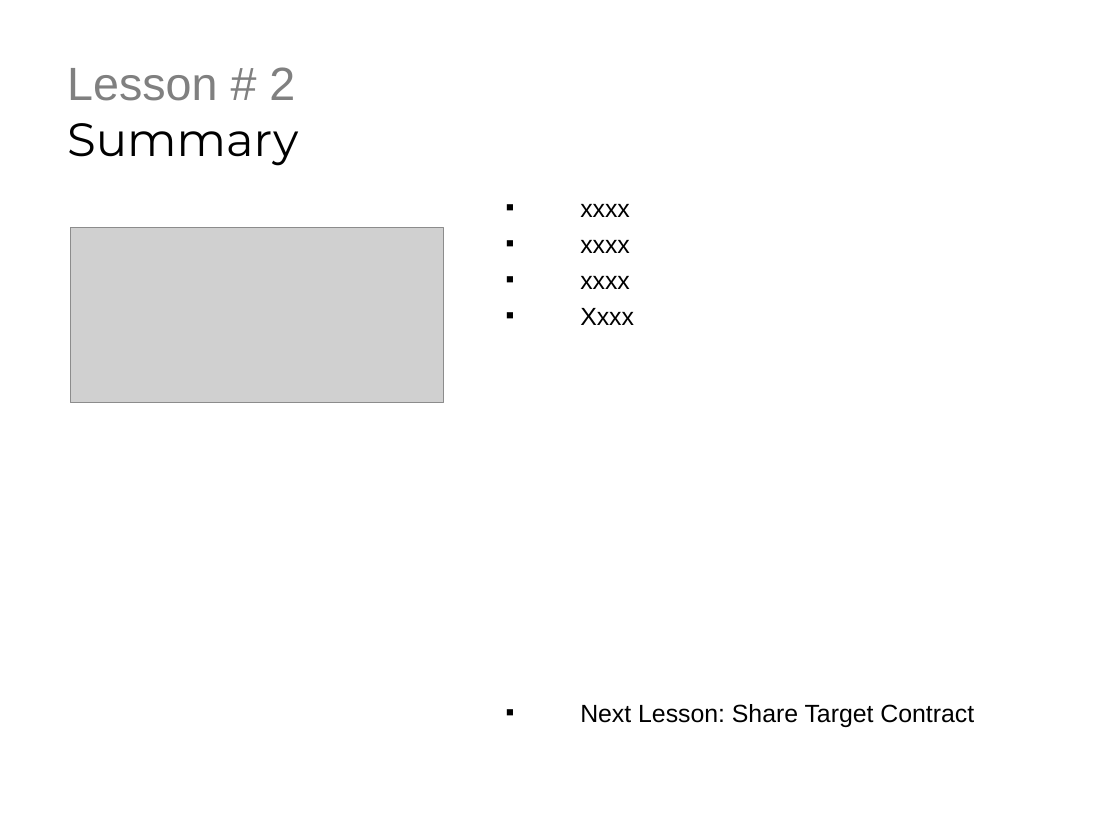
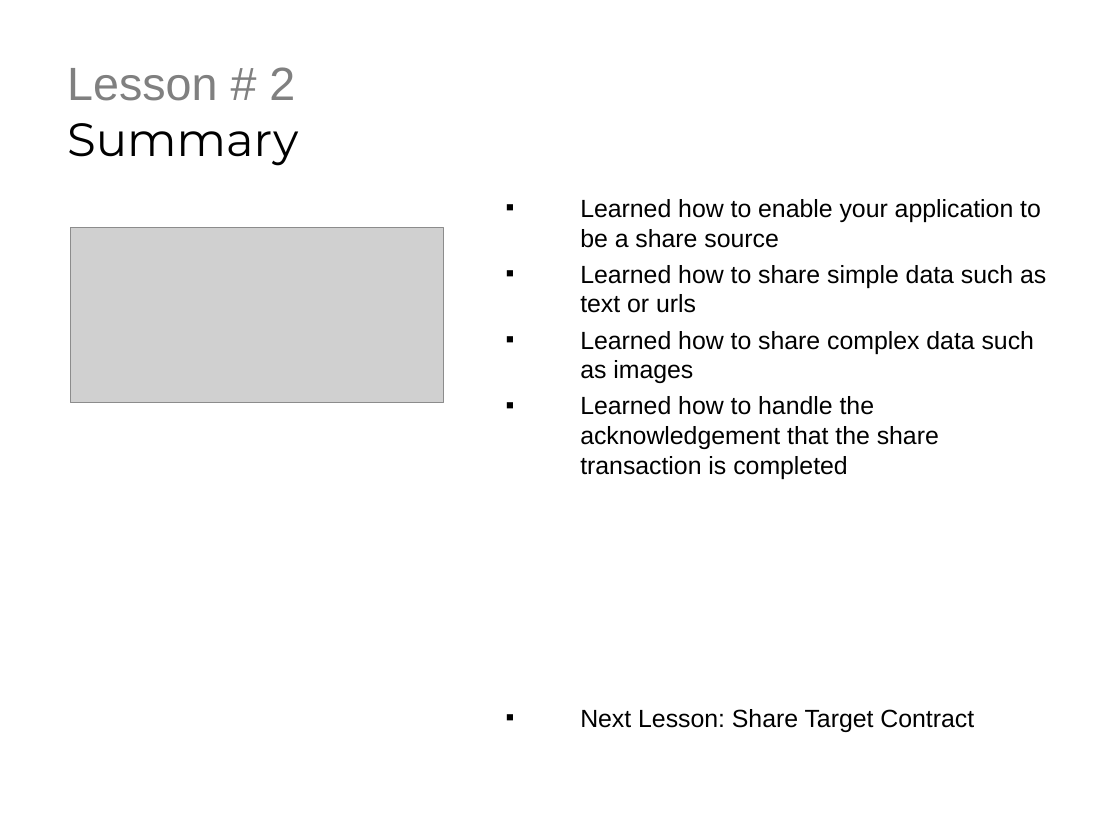
Before and after one commit to derikwhittaker/LiveLessons.WinRT, a slide deck: slide 3 of Chapter.5.Contracts/Lesson.2.ShareSource/Chapter5.Lesson2.ppt. Drawn at 1120x840 pixels with LibreOffice and Linux fonts; fonts in the diff are those of the drawing; grey boxes stand for pictures; background and template pictures are left out. Boxes give left, top, right and bottom in pixels: in the first picture for what was removed or moved away, otherwise in the second. Text is boxed around its words. In the diff, an @@ line names an element or a change of style, - is before the commit and + after.

Commit message:
details on ppt and text files

```diff
--- a/Chapter.5.Contracts/Lesson.2.ShareSource/Chapter5.Lesson2.ppt
+++ b/Chapter.5.Contracts/Lesson.2.ShareSource/Chapter5.Lesson2.ppt
@@ text at (x1=580, y1=199, x2=1046, y2=479): text changed @@
-▪ xxxx
-▪ xxxx
-▪ xxxx
-▪ Xxxx
+▪ Learned how to enable your application to be a share source
+▪ Learned how to share simple data such as text or urls
+▪ Learned how to share complex data such as images
+▪ Learned how to handle the acknowledgement that the share transaction is completed
```
Also in this commit, not shown: 1 other slide changed, 7 other files.
